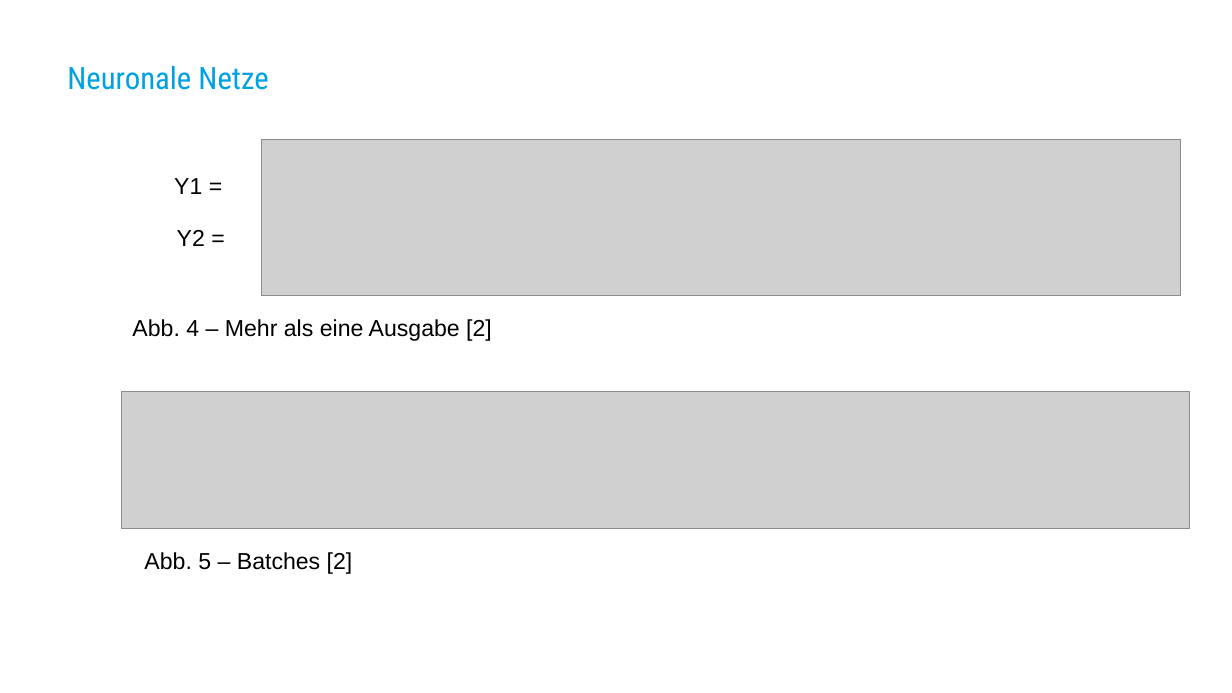
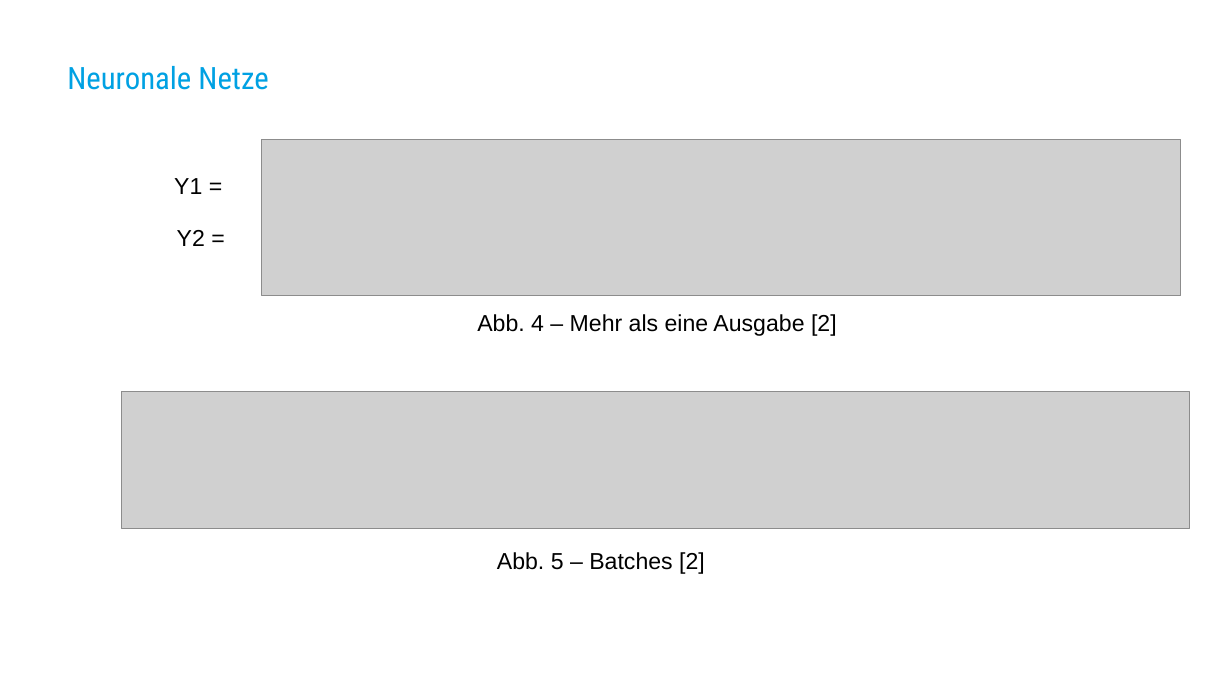
Before and after one commit to WolfgangBischoffTHAB/Bacherlorarbeit_Presentation, a slide deck: slide 8 of MatrixMultiplicationNEORV32.odp. Drawn at 1232x693 pixels with LibreOffice and Linux fonts; fonts in the diff are those of the drawing; grey boxes stand for pictures; background and template pictures are left out. Boxes give left, top, right and bottom in pixels: in the first picture for what was removed or moved away, otherwise in the second. Text is boxed around its words. In the diff, an @@ line names an element or a change of style, - is before the commit and + after.

```diff
--- a/MatrixMultiplicationNEORV32.odp
+++ b/MatrixMultiplicationNEORV32.odp
@@ text "Abb. 4 – Mehr als ..." moved from (x1=132, y1=319, x2=492, y2=341) to (x1=477, y1=314, x2=837, y2=336) @@
@@ text "Abb. 5 – Batches [2]" moved from (x1=144, y1=552, x2=353, y2=574) to (x1=497, y1=552, x2=705, y2=574) @@
```
Also in this commit, not shown: 2 other slides changed, 1 slide added, 10 other files.
